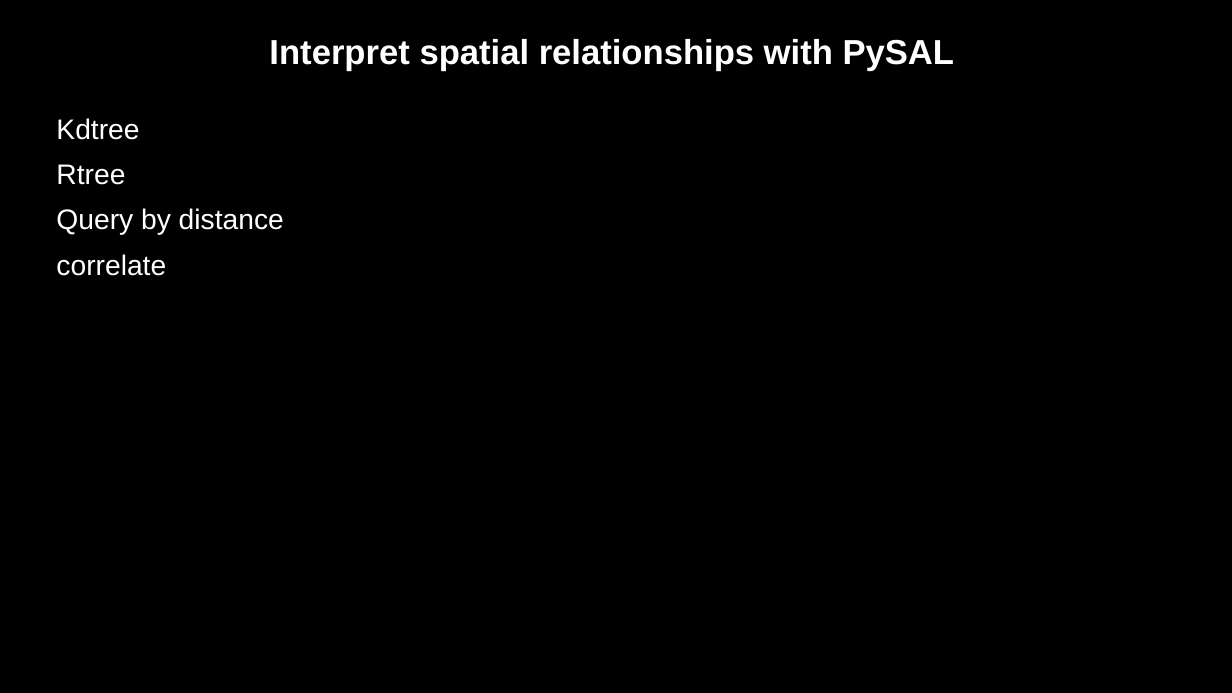
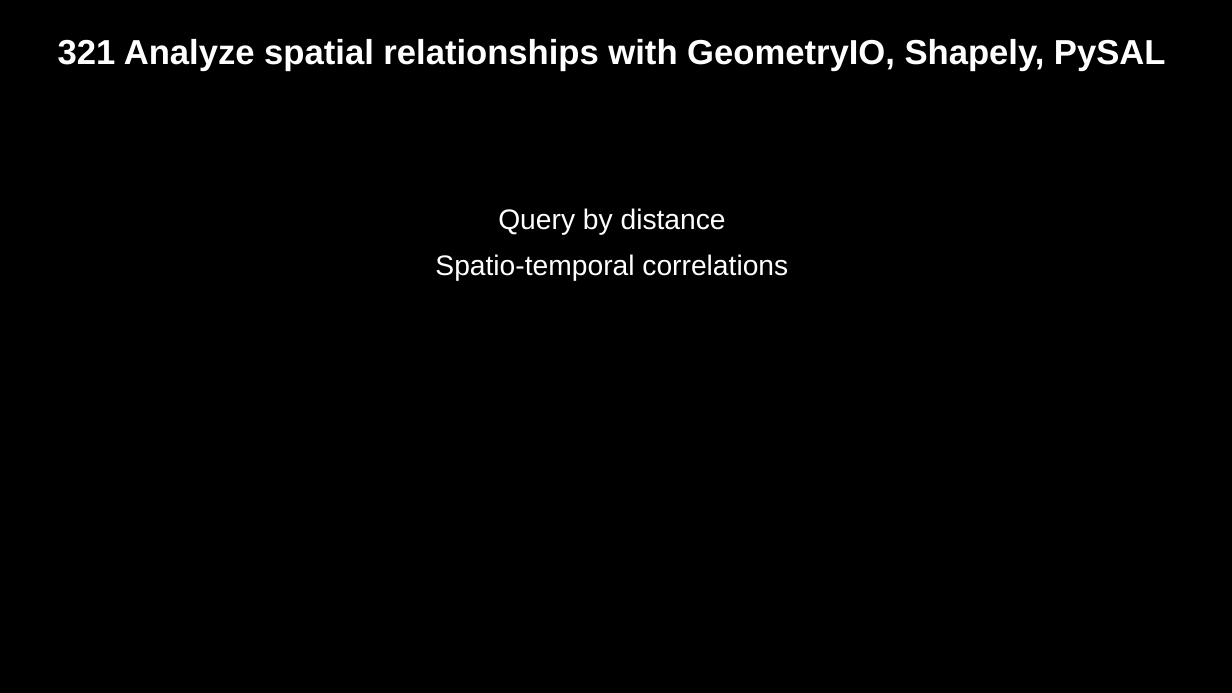
Before and after one commit to crosscompute/analytical-tutorials, a slide deck: slide 36 of slides/CrossDisciplinaryAnalyticsWithPython.odp (slide 38 before the commit). Drawn at 1232x693 pixels with LibreOffice and Linux fonts; fonts in the diff are those of the drawing. Boxes give left, top, right and bottom in pixels: in the first picture for what was removed or moved away, otherwise in the second. Text is boxed around its words. In the diff, an @@ line names an element or a change of style, - is before the commit and + after.

```diff
--- a/slides/CrossDisciplinaryAnalyticsWithPython.odp
+++ b/slides/CrossDisciplinaryAnalyticsWithPython.odp
@@ title at <box>58,39,1166,71</box>: text changed @@
-Interpret spatial relationships with PySAL
+321 Analyze spatial relationships with GeometryIO, Shapely, PySAL
@@ text at <box>56,118,139,185</box>: paragraphs removed @@
-Kdtree
-Rtree
@@ text at <box>498,208,726,235</box>: alignment left to centre; indent changed @@
@@ text at <box>435,254,788,281</box>: text changed @@
-correlate
+Spatio-temporal correlations
```
Also in this commit, not shown: 20 other slides changed, 5 slides added, 6 slides removed, 22 other files.
